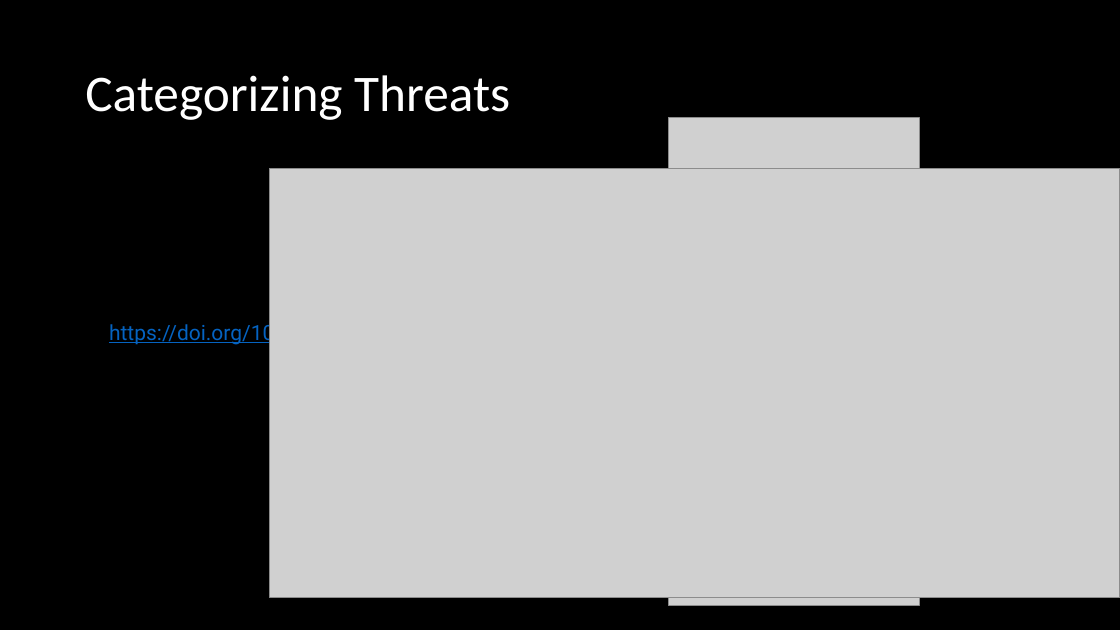
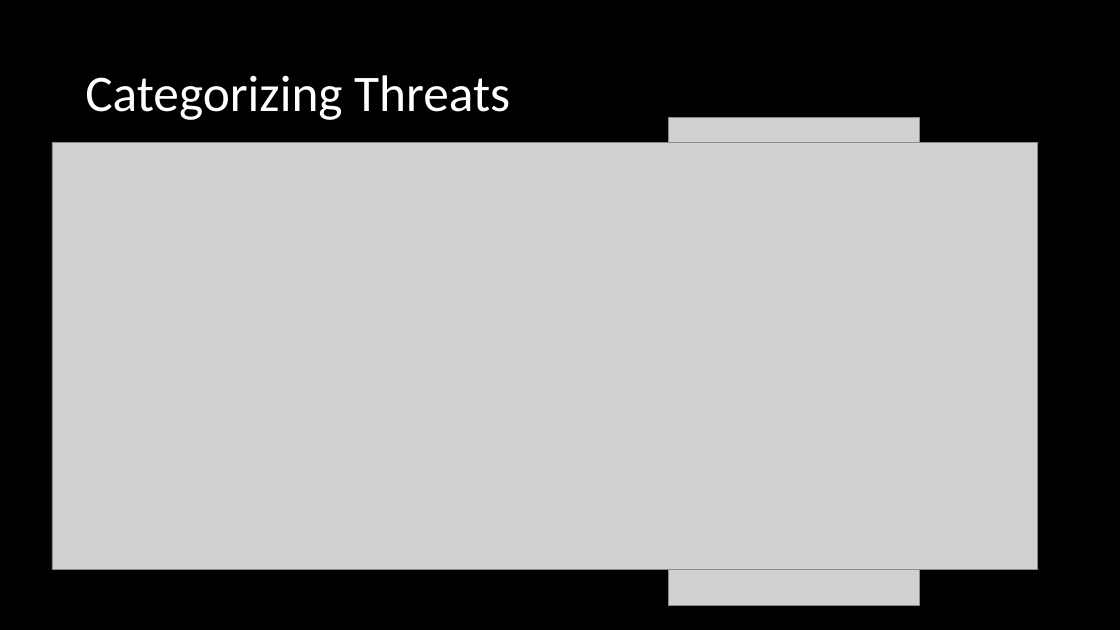
Before and after one commit to AtomicMaya/talks, a slide deck: slide 11 of nicolas-boeckh@conint.pptx. Drawn at 1120x630 pixels with LibreOffice and Linux fonts; fonts in the diff are those of the drawing; grey boxes stand for pictures. Boxes give left, top, right and bottom in pixels: in the first picture for what was removed or moved away, otherwise in the second. Text is boxed around its words. In the diff, an @@ line names an element or a change of style, - is before the commit and + after.

```diff
--- a/nicolas-boeckh@conint.pptx
+++ b/nicolas-boeckh@conint.pptx
@@ picture: place and size @@
-picture at box(270, 169, 1120, 598)
+picture at box(52, 143, 1038, 570)
@@ text removed at box(109, 320, 522, 346) @@
-https://doi.org/10.1016/j.procs.2014.05.452
```
Also in this commit, not shown: 1 other slide changed, 1 slide added, 5 other files.
